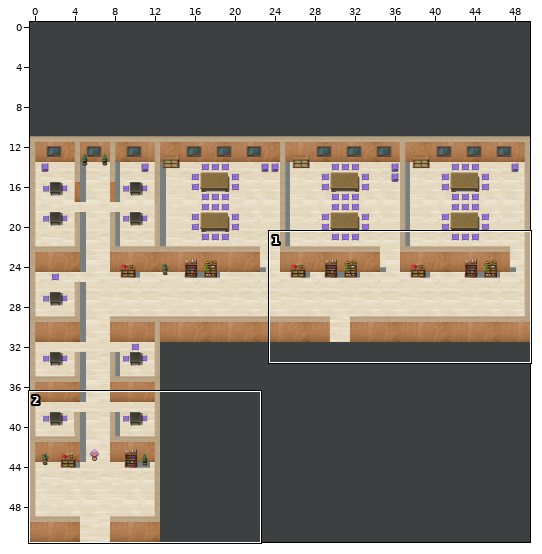
Two states of a Tiled map, public/map/inn.tmx. Above, an overview of the earlier version with the close-up marked.
Close-up. Earlier state:
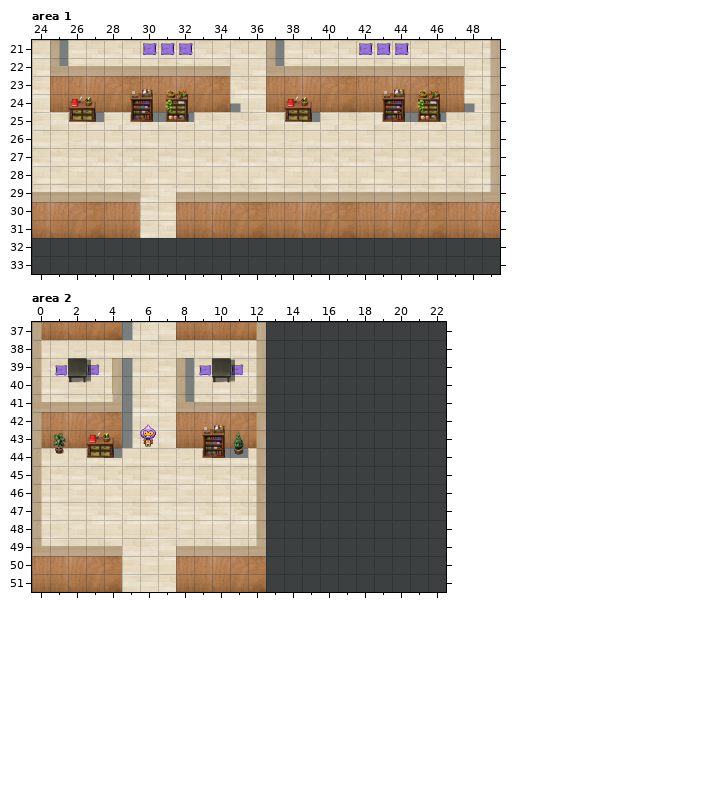
Cells are 32x32 px. Shown: area 1 x 24..49, y 21..33; area 2 x 0..22, y 37..51. The commit also changed other parts of the map, which this record leaves out.
And afterwards:
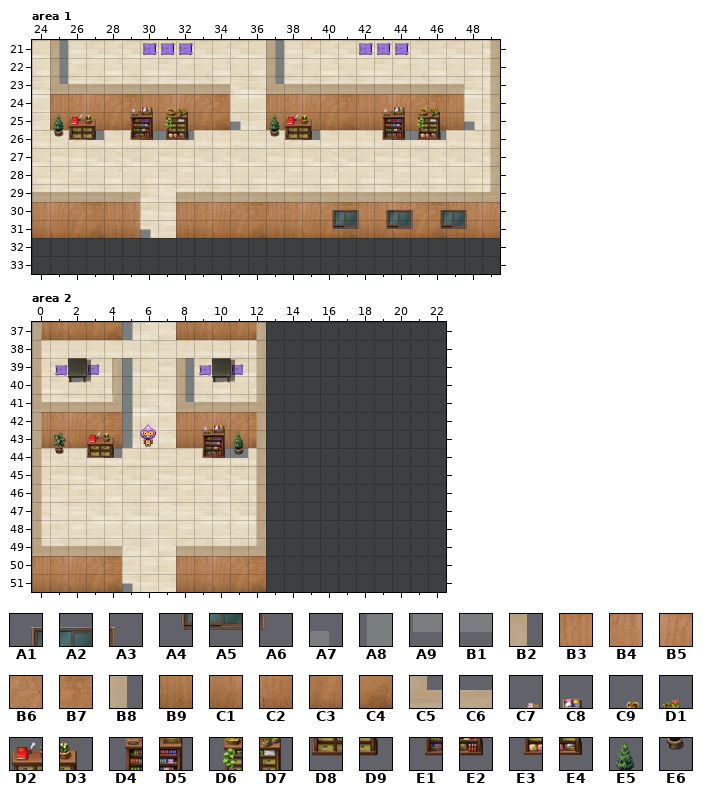
Key: from "inn": A1 30, A2 31, A3 32, A4 50, A5 51, A6 52, A7 77, A8 95, A9 98, B1 99, B2 240, B3 272, B4 273, B5 274, B6 275, B7 276, B8 280, B9 292, C1 293, C2 294, C3 295, C4 296, C5 300, C6 302, C7 394, C8 395, C9 396, D1 397, D2 412, D3 413, D4 414, D5 415, D6 416, D7 417, D8 432, D9 433, E1 434, E2 435, E3 436, E4 437, E5 452, E6 472.
__ is an empty cell, .. an unchanged one.
The exact change:
--- layer "shadow", area 1
@@ x 25..48 @@
-23 __ .. .. .. .. .. .. .. .. .. .. .. __ .. .. .. .. .. .. .. .. .. .. ..
-24 .. .. .. .. .. .. .. .. .. .. A7 .. .. .. .. .. .. .. .. .. .. .. .. A7
-25 .. .. A9 .. .. A9 B1 B1 .. .. __ .. .. .. B1 .. .. .. .. B1 B1 B1 .. __
-26 .. .. __ .. .. __ __ __ .. .. .. .. .. .. __ .. .. .. .. __ __ __ .. ..
+23 A8 .. .. .. .. .. .. .. .. .. .. .. A8 .. .. .. .. .. .. .. .. .. .. ..
+24 .. .. .. .. .. .. .. .. .. .. __ .. .. .. .. .. .. .. .. .. .. .. .. __
+25 .. .. __ .. .. __ __ __ .. .. A7 .. .. .. __ .. .. .. .. __ __ __ .. A7
+26 .. .. A9 .. .. A9 B1 B1 .. .. .. .. .. .. B1 .. .. .. .. B1 B1 B1 .. ..
@@ x 30..30 @@
-31 __
+31 A7
--- layer "wall_real", area 1
@@ x 25..47 @@
-23 B3 B4 B5 B6 B7 B3 B4 B5 B6 B7 .. .. B3 B4 B5 B6 B7 B3 B4 B5 B6 B7 B3
-24 B9 C1 C2 C3 C4 B9 C1 C2 C3 C4 .. .. B9 C1 C2 C3 C4 B9 C1 C2 C3 C4 B9
-25 __ __ __ __ __ __ __ __ __ __ .. .. __ __ __ __ __ __ __ __ __ __ __
+23 __ __ __ __ __ __ __ __ __ __ .. .. __ __ __ __ __ __ __ __ __ __ __
+24 B3 B4 B5 B6 B7 B3 B4 B5 B6 B7 .. .. B3 B4 B5 B6 B7 B3 B4 B5 B6 B7 B3
+25 B9 C1 C2 C3 C4 B9 C1 C2 C3 C4 .. .. B9 C1 C2 C3 C4 B9 C1 C2 C3 C4 B9
--- layer "furniture", area 1
@@ x 25..46 @@
-23 .. .. .. .. C7 C8 C9 D1 .. .. .. .. .. .. .. .. .. .. C7 C8 C9 D1
-24 .. D2 D3 .. D4 D5 D6 D7 .. .. .. .. .. D2 D3 .. .. .. D4 D5 D6 D7
-25 __ D8 D9 .. E1 E2 E3 E4 .. .. .. .. __ D8 D9 .. .. .. E1 E2 E3 E4
-26 __ __ __ .. __ __ __ __ .. .. .. .. __ __ __ .. .. .. __ __ __ __
+23 .. .. .. .. __ __ __ __ .. .. .. .. .. .. .. .. .. .. __ __ __ __
+24 .. __ __ .. C7 C8 C9 D1 .. .. .. .. .. __ __ .. .. .. C7 C8 C9 D1
+25 E5 D2 D3 .. D4 D5 D6 D7 .. .. .. .. E5 D2 D3 .. .. .. D4 D5 D6 D7
+26 E6 D8 D9 .. E1 E2 E3 E4 .. .. .. .. E6 D8 D9 .. .. .. E1 E2 E3 E4
--- layer "wall", area 1
@@ x 25..47 @@
-22 C5 C6 C6 C6 C6 C6 C6 C6 C6 C6 .. .. C5 C6 C6 C6 C6 C6 C6 C6 C6 C6 C6
-23 __ __ __ __ __ __ __ __ __ __ .. .. __ __ __ __ __ __ __ __ __ __ __
+22 B2 __ __ __ __ __ __ __ __ __ .. .. B8 __ __ __ __ __ __ __ __ __ __
+23 C5 C6 C6 C6 C6 C6 C6 C6 C6 C6 .. .. C5 C6 C6 C6 C6 C6 C6 C6 C6 C6 C6
@@ x 40..48 @@
-30 __ __ __ __ __ __ __ __ __
-31 __ __ __ __ __ __ __ __ __
+30 A1 A2 A3 A1 A2 A3 A1 A2 A3
+31 A4 A5 A6 A4 A5 A6 A4 A5 A6
--- layer "shadow", area 2
@@ x 5..5 @@
-51 __
+51 A7
Changed places in both close-ups, as pixel boxes (x1, y1, x2, y2):
changed: (50, 58, 241, 140)
changed: (266, 60, 475, 140)
added: (332, 209, 467, 229)
added: (140, 229, 151, 238)
added: (122, 583, 133, 592)
